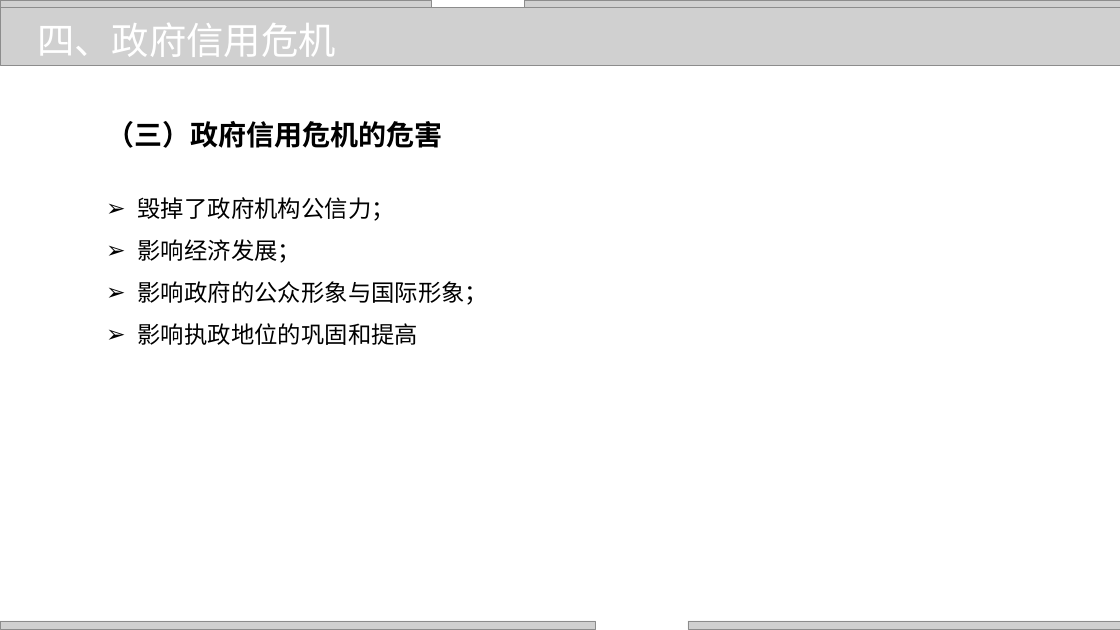
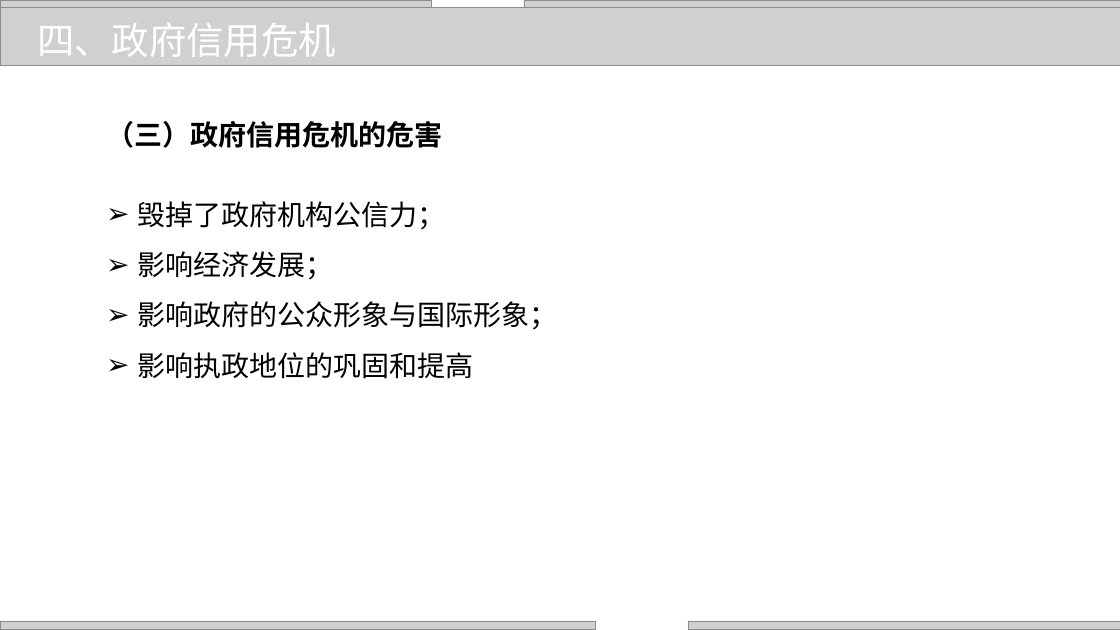
Before and after one commit to zhangjianzhang/internet_credit, a slide deck: slide 16 of files/slides/lecture_12.pptx. Drawn at 1120x630 pixels with LibreOffice and Linux fonts; fonts in the diff are those of the drawing; grey boxes stand for pictures; background and template pictures are left out. Boxes give left, top, right and bottom in pixels: in the first picture for what was removed or moved away, otherwise in the second. Text is boxed around its words. In the diff, an @@ line names an element or a change of style, - is before the commit and + after.

```diff
--- a/files/slides/lecture_12.pptx
+++ b/files/slides/lecture_12.pptx
@@ text "毁掉了政府机构公信力；" at [138, 201, 558, 379]: size 20 to 24 pt @@
```
Also in this commit, not shown: 7 other slides changed, 6 other files.
